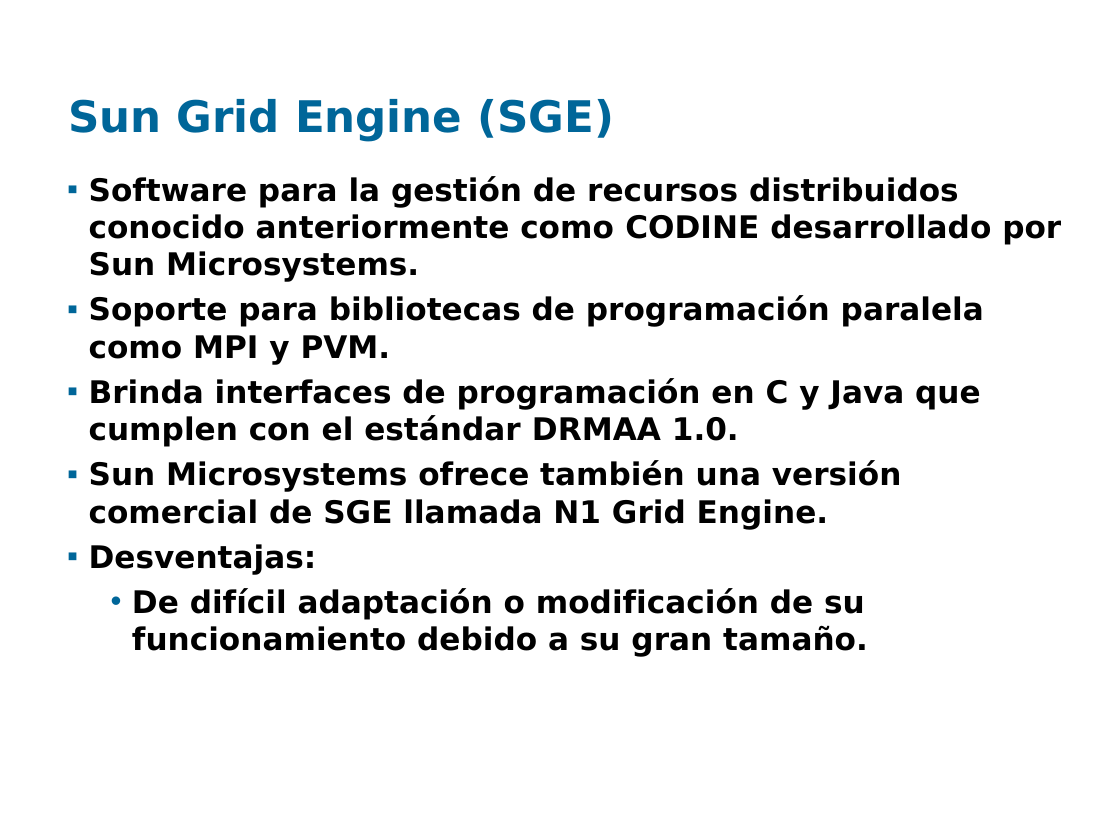
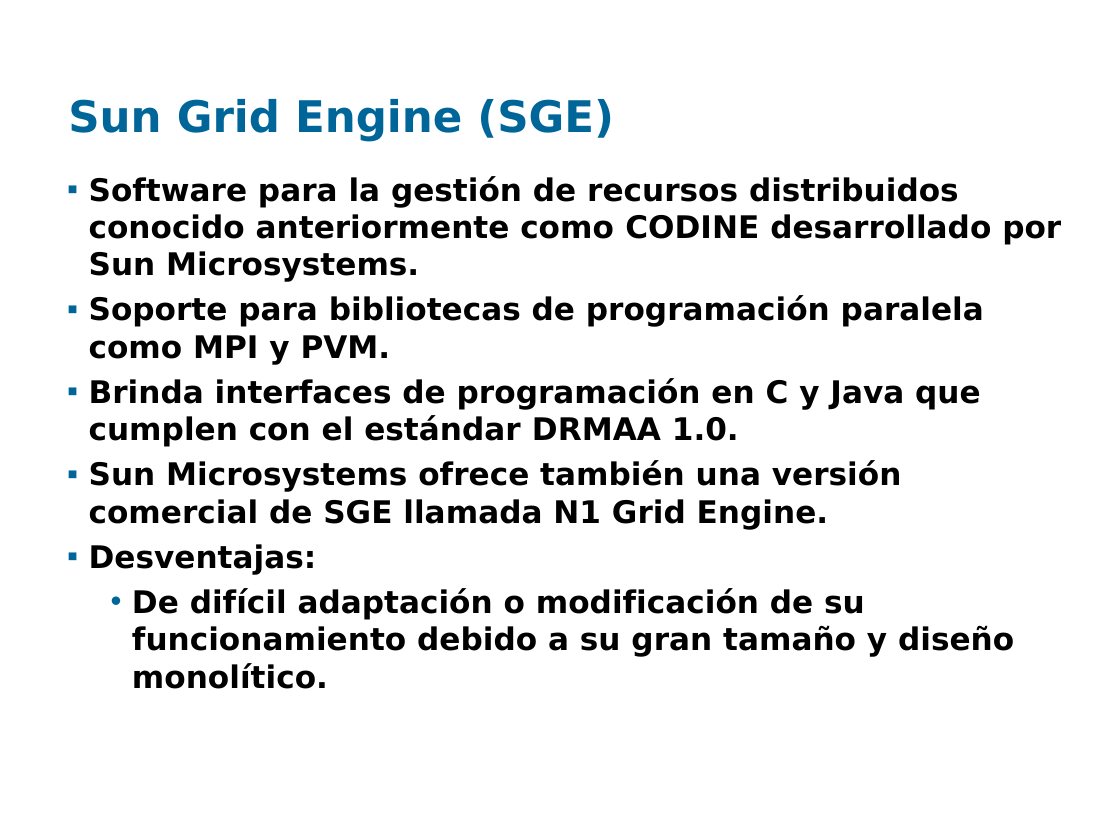
Before and after one commit to santiago-iturriaga/pgruso2007, a slide deck: slide 5 of Documentacion/Presentación Fenton - Santiago.ppt. Drawn at 1120x840 pixels with LibreOffice and Linux fonts; fonts in the diff are those of the drawing; background and template pictures are left out. Boxes give left, top, right and bottom in pixels: in the first picture for what was removed or moved away, otherwise in the second. Text is boxed around its words. In the diff, an @@ line names an element or a change of style, - is before the commit and + after.

```diff
--- a/Documentacion/Presentación Fenton - Santiago.ppt
+++ b/Documentacion/Presentación Fenton - Santiago.ppt
@@ text at (132,588,1014,689): text changed @@
-  • De difícil adaptación o modificación de su funcionamiento debido a su gran tamaño.
+  • De difícil adaptación o modificación de su funcionamiento debido a su gran tamaño y diseño monolítico.
```
Also in this commit, not shown: 2 other slides changed, 3 other files.
